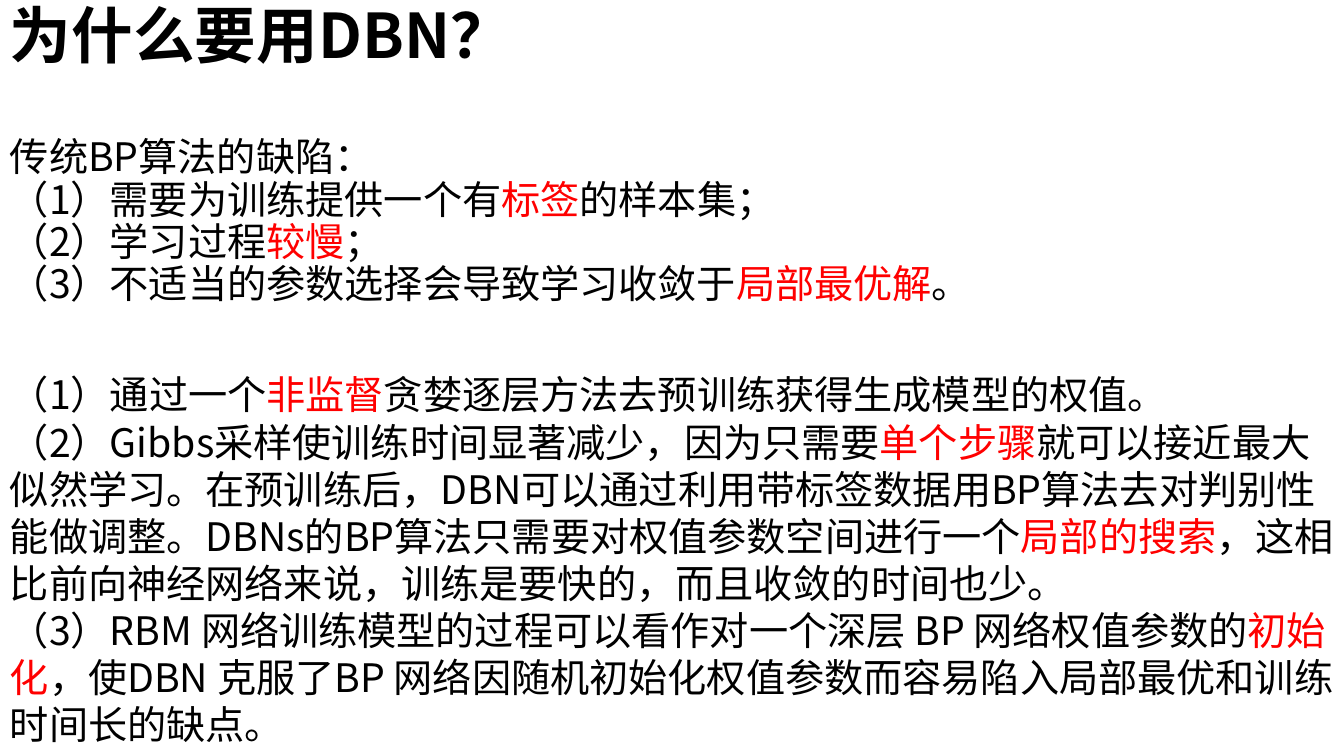
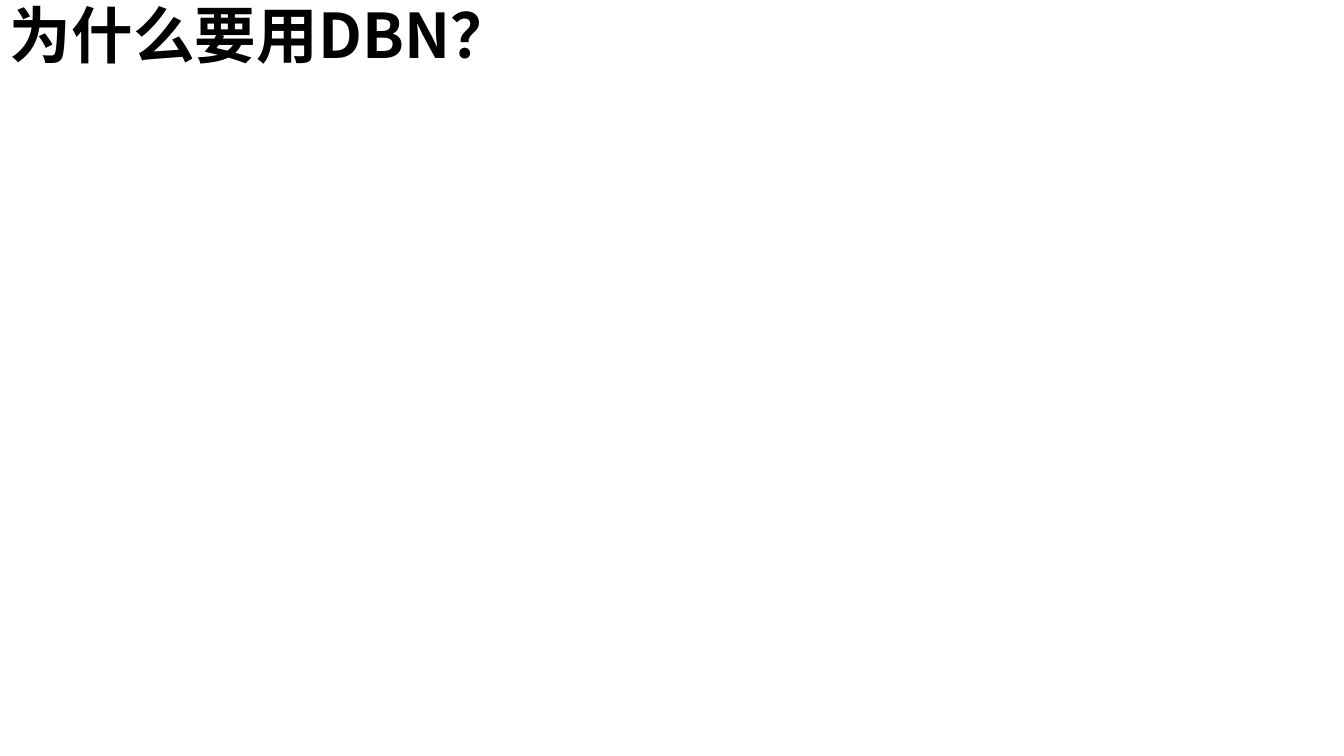
Before and after one commit to wjsun357/Intelligent-Software-Project-Training, a slide deck: slide 7 of Report/汇总报告.pptx (slide 8 before the commit). Drawn at 1344x756 pixels with LibreOffice and Linux fonts; fonts in the diff are those of the drawing; background and template pictures are left out. Boxes give left, top, right and bottom in pixels: in the first picture for what was removed or moved away, otherwise in the second. Text is boxed around its words. In the diff, an @@ line names an element or a change of style, - is before the commit and + after.

```diff
--- a/Report/汇总报告.pptx
+++ b/Report/汇总报告.pptx
@@ text at [10, 138, 971, 302]: paragraphs removed @@
-传统BP算法的缺陷：
-（1）需要为训练提供一个有标签的样本集；
-（2）学习过程较慢；
-（3）不适当的参数选择会导致学习收敛于局部最优解。
@@ text removed at [10, 375, 1334, 742] @@
-（1）通过一个非监督贪婪逐层方法去预训练获得生成模型的权值。
-（2）Gibbs采样使训练时间显著减少，因为只需要单个步骤就可以接近最大似然学习。在预训练后，DBN可以通过利用带标签数据用BP算法去对判别性能做调整。DBNs的BP算法只需要对权值参数空间进行一个局部的搜索，这相比前向神经网络来说，训练是要快的，而且收敛的时间也少。
-（3）RBM 网络训练模型的过程可以看作对一个深层 BP 网络权值参数的初始化，使DBN 克服了BP 网络因随机初始化权值参数而容易陷入局部最优和训练时间长的缺点。
```
Also in this commit, not shown: 6 other slides changed, 5 slides added, 6 slides removed, 6 other files.
